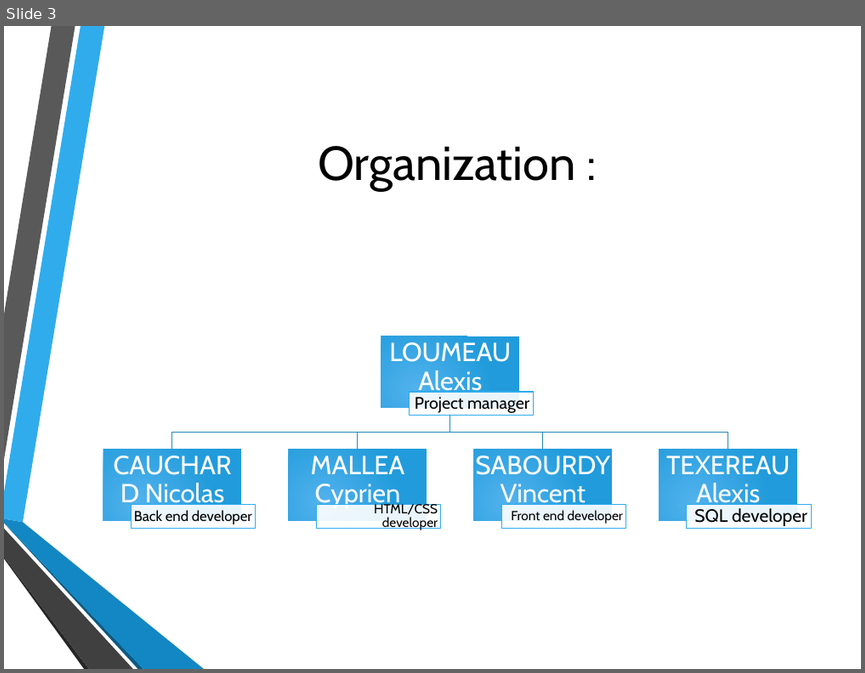
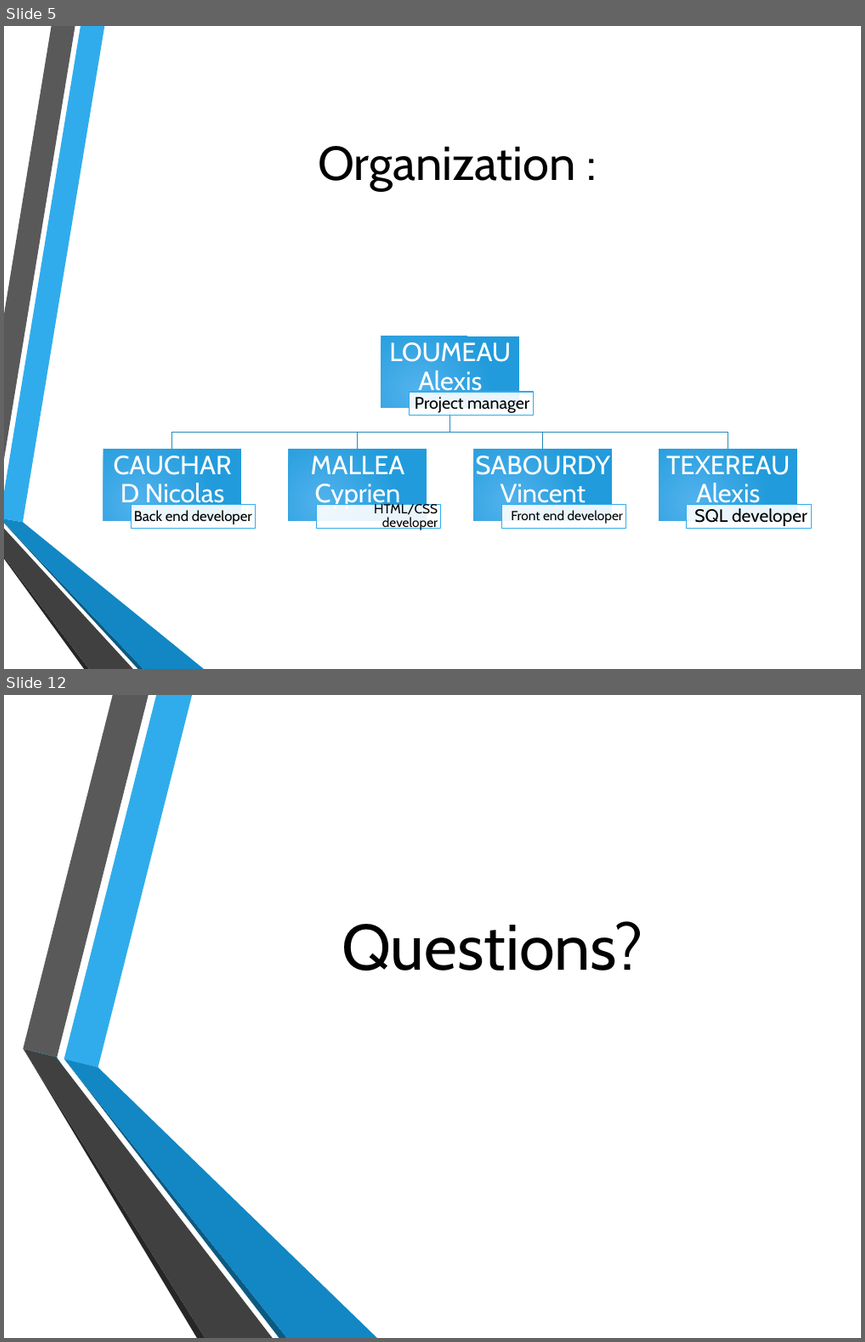
Before and after one commit to Alex4064/ProjetWeb, a slide deck: Documentation/Presentation project.pptx. Shown one above the other, each under a label of ours: slide 3 before the commit, slides 5 and 12 after it; the slides between them are not shown. The pictures are 865x673 and 865x1342 pixels, drawn with LibreOffice and Linux fonts; fonts in the diff are those of the drawing; background and template pictures are left out. Boxes give left, top, right and bottom in pixels: in the first picture for what was removed or moved away, otherwise in the second. Text is boxed around its words. In the diff, an @@ line names an element or a change of style, - is before the commit and + after.

```diff
--- a/Documentation/Presentation project.pptx
+++ b/Documentation/Presentation project.pptx
@@ slide 12 added at (4,695,861,1338), background picture (left out) @@
@@ title added at (341,921,643,970), 54 pt, text #000000 @@
+Questions?
@@ group added at (23,695,376,1338): 6 freeform shapes @@
@@ freeform shape added at (23,1048,57,1056), fill #29ABE2 @@
@@ freeform shape added at (56,1057,63,1065), fill #29ABE2 @@
@@ what was slide 3 is now slide 5 @@
```
Also in this commit, not shown: 1 slide changed, 7 other slides added, 39 other files.
